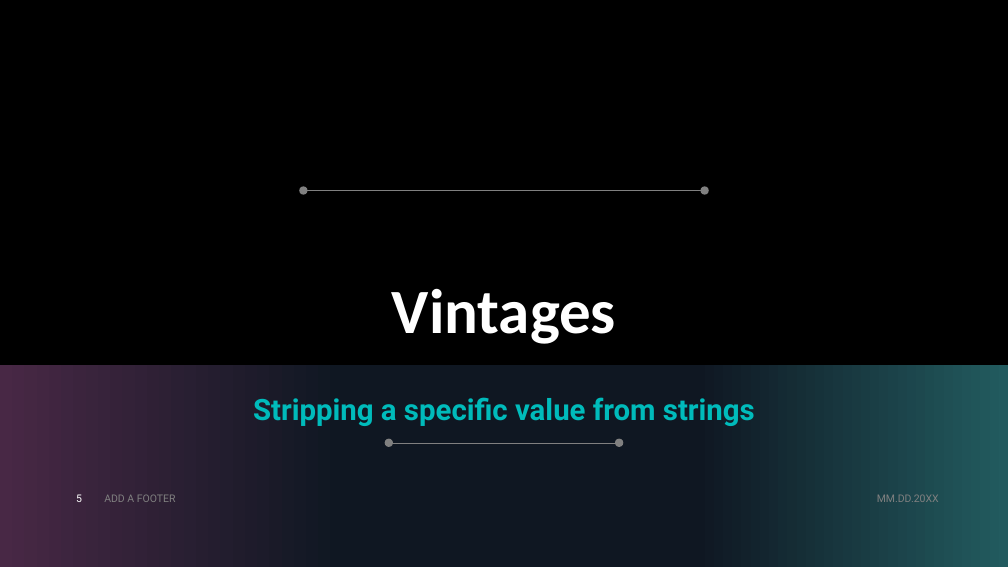
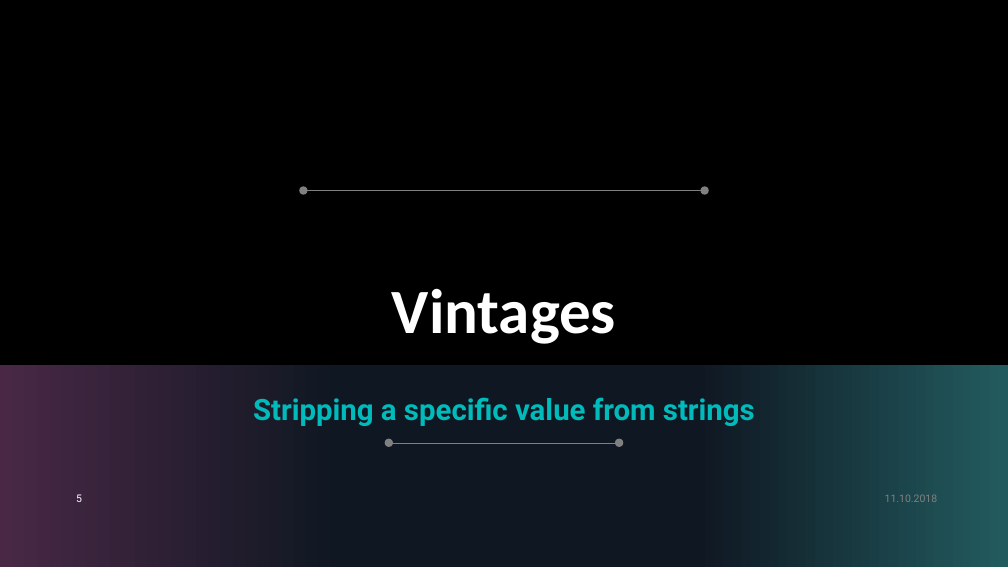
Before and after one commit to madengr00/PourTaste, a slide deck: slide 5 of Output/pourtaste.pptx. Drawn at 1008x567 pixels with LibreOffice and Linux fonts; fonts in the diff are those of the drawing; background and template pictures are left out. Boxes give left, top, right and bottom in pixels: in the first picture for what was removed or moved away, otherwise in the second. Text is boxed around its words. In the diff, an @@ line names an element or a change of style, - is before the commit and + after.

```diff
--- a/Output/pourtaste.pptx
+++ b/Output/pourtaste.pptx
@@ text removed at (104,494,176,502) @@
-ADD A FOOTER
@@ text at (885,494,938,502): text changed @@
-MM.DD.20XX
+11.10.2018
```
Also in this commit, not shown: 5 other slides changed, 3 other files.
